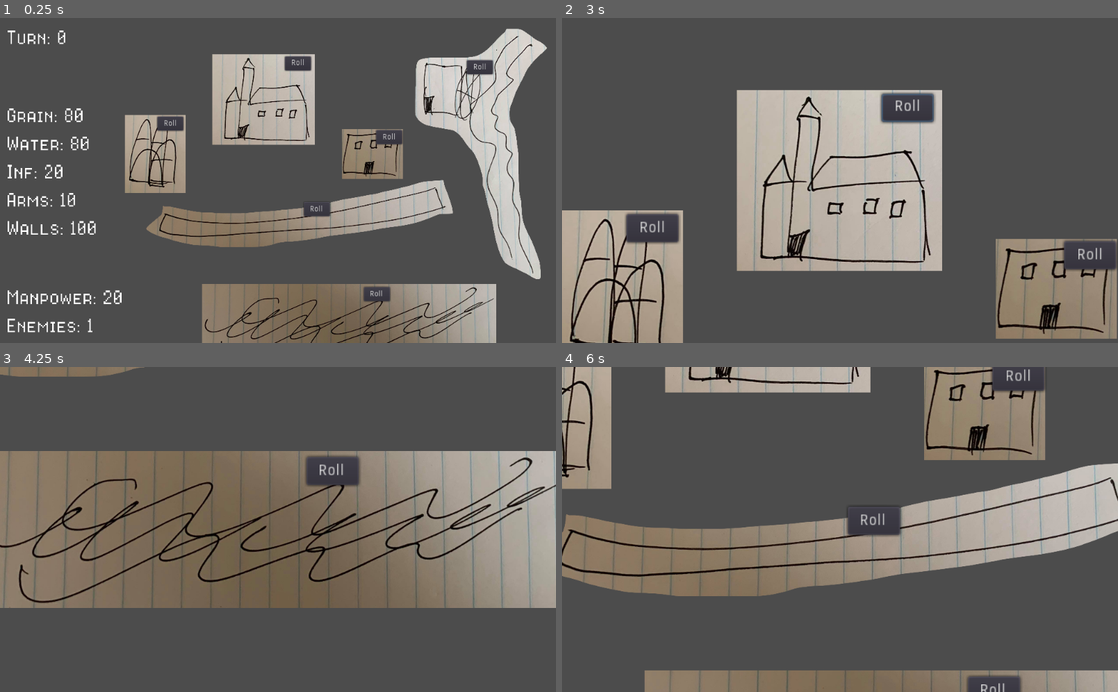
Above: before the commit, frames 1-4 (two rows, left to right).
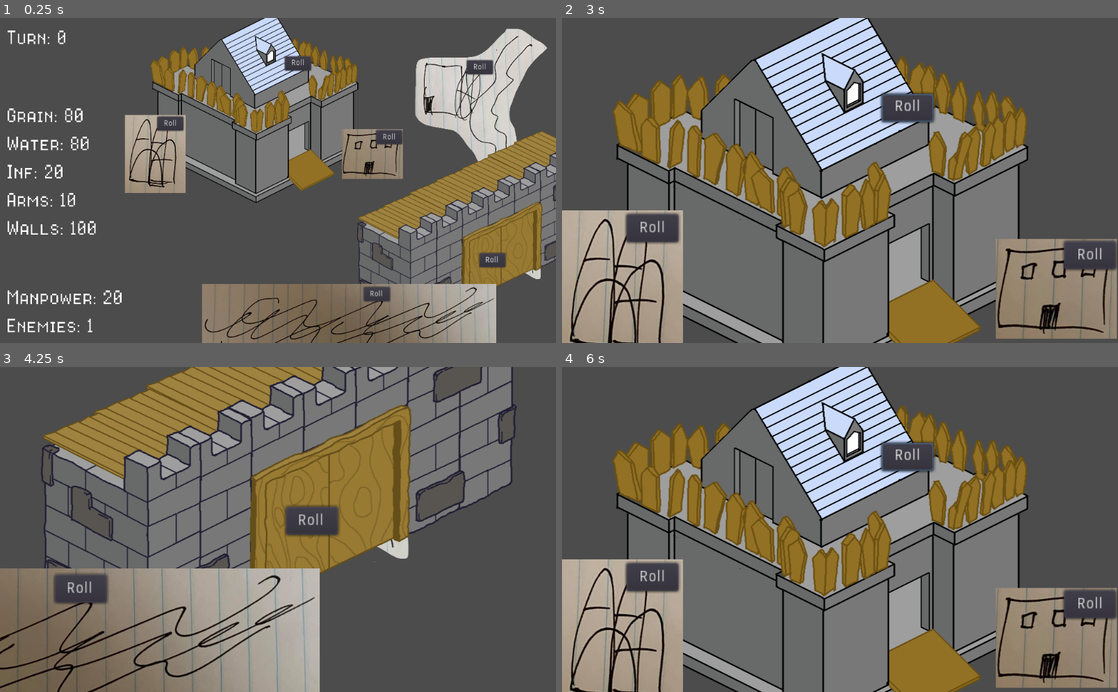
Above: after the commit, the same moments.

Repository: CapsCollective/rng-stronghold
Game: Godot game, scene res://scenes/main.tscn
Same seed, same stepped clock (60 frames per second), same inputs: the game is played once before the commit and once after it.
Inputs (mouse positions are in pixels of both pictures, inside the frame that each line leads up to):
- Up to frame 1 (0.25 s): no input
- Up to frame 2 (3 s): click "Roll" at 0.5 s; click "Roll" at 1.25 s; click "Roll" at 2 s; tap Enter (ui_accept) at 2.75 s; move the mouse to (823, 99) at 2.77 s; press the mouse at (823, 99) at 2.78 s
- Up to frame 3 (4.25 s): tap Enter (ui_accept) at 3.02, 3.5, 3.77 s; move the mouse to (494, 636) at 3.52 s; release the mouse at (494, 636) at 3.53 s; right-click (494, 636) at 3.6 s; click (494, 636) at 3.67 s
- Up to frame 4 (6 s): tap Enter (ui_accept) at 4.25, 5, 5.27, 5.75 s; move the mouse to (840, 529) at 4.27 s; press the mouse at (840, 529) at 4.28 s; move the mouse to (812, 594) at 5.02 s; release the mouse at (812, 594) at 5.03 s; right-click (812, 594) at 5.1 s; click (812, 594) at 5.17 s; move the mouse to (840, 529) at 5.77 s; press the mouse at (840, 529) at 5.78 s

The runs differ from the first frame. In frame 1, 28% of the frame differs, in the area x 26-100%, y 0-83%; in frame 2, 52%; in frame 3, 77%; in frame 4, 82%, in the area x 0-100%, y 0-100%.
Error in both runs: Attempt to call function 'display_event' in base 'null instance' on a null instance. (res://scripts/event_manager.gd:108)

Commit message:
Updated files to current

Diff:
--- a/project.godot
+++ b/project.godot
@@ -8,9 +8,14 @@
 
 config_version=4
 
-_global_script_classes=[  ]
+_global_script_classes=[ {
+"base": "Node2D",
+"class": "EventManager",
+"language": "GDScript",
+"path": "res://scripts/event_manager.gd"
+} ]
 _global_script_class_icons={
-
+"EventManager": ""
 }
 
 [application]
--- a/scenes/buildings.tscn
+++ b/scenes/buildings.tscn
@@ -1,17 +1,17 @@
 [gd_scene load_steps=14 format=2]
 
-[ext_resource path="res://res/keep.png" type="Texture" id=1]
+[ext_resource path="res://res/fort2.png" type="Texture" id=1]
 [ext_resource path="res://res/armoury.png" type="Texture" id=2]
 [ext_resource path="res://res/granary.png" type="Texture" id=3]
 [ext_resource path="res://res/water-supply.png" type="Texture" id=4]
-[ext_resource path="res://res/walls.png" type="Texture" id=5]
+[ext_resource path="res://res/wall.png" type="Texture" id=5]
 [ext_resource path="res://res/field.png" type="Texture" id=6]
 [ext_resource path="res://scripts/building.gd" type="Script" id=7]
 [ext_resource path="res://scripts/buildings.gd" type="Script" id=8]
 [ext_resource path="res://scenes/roll_button.tscn" type="PackedScene" id=9]
 
 [sub_resource type="RectangleShape2D" id=1]
-extents = Vector2( 97.3824, 85.1436 )
+extents = Vector2( 203.328, 177.588 )
 
 [sub_resource type="RectangleShape2D" id=2]
 extents = Vector2( 58.4886, 47.8422 )
@@ -30,10 +30,11 @@
 script = ExtResource( 7 )
 
 [node name="Sprite" type="Sprite" parent="Keep"]
-scale = Vector2( 0.2, 0.2 )
+scale = Vector2( 0.5, 0.5 )
 texture = ExtResource( 1 )
 
 [node name="CollisionShape2D" type="CollisionShape2D" parent="Keep"]
+position = Vector2( -22.3907, 13.932 )
 shape = SubResource( 1 )
 
 [node name="Button" parent="Keep" instance=ExtResource( 9 )]
@@ -93,22 +94,21 @@
 [node name="Button" parent="Water" instance=ExtResource( 9 )]
 
 [node name="Wall" type="Area2D" parent="."]
-position = Vector2( 465.983, 360 )
+position = Vector2( 789.405, 454.041 )
 script = ExtResource( 7 )
 
 [node name="Sprite" type="Sprite" parent="Wall"]
-scale = Vector2( 0.2, 0.2 )
+scale = Vector2( 0.5, 0.5 )
 texture = ExtResource( 5 )
-
-[node name="CollisionPolygon2D" type="CollisionPolygon2D" parent="Wall"]
-scale = Vector2( 0.2, 0.2 )
-polygon = PoolVector2Array( -1248.83, -88.9685, -614.43, -4.38159, 1341.02, -352.681, 1472.87, 13.0332, -497.501, 356.356, -1450.35, 159.816, -1228.93, -93.9443 )
 
 [node name="Button" parent="Wall" instance=ExtResource( 9 )]
 margin_left = 7.71512
 margin_top = -20.6493
 margin_right = 55.7151
 margin_bottom = 5.35074
+
+[node name="CollisionPolygon2D" type="CollisionPolygon2D" parent="Wall"]
+polygon = PoolVector2Array( -225.882, -90.0397, -221.901, 77.1445, -121.889, 129.389, 222.928, -38.2922, 223.923, -223.887, 123.414, -251.253 )
 
 [node name="Battlefield" type="Area2D" parent="."]
 position = Vector2( 557.509, 562.771 )
